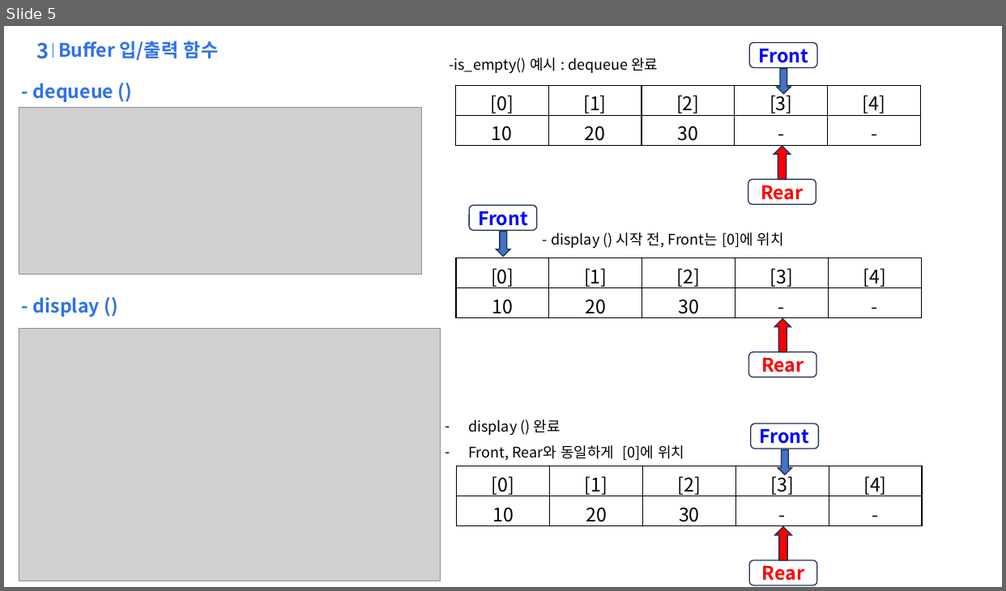
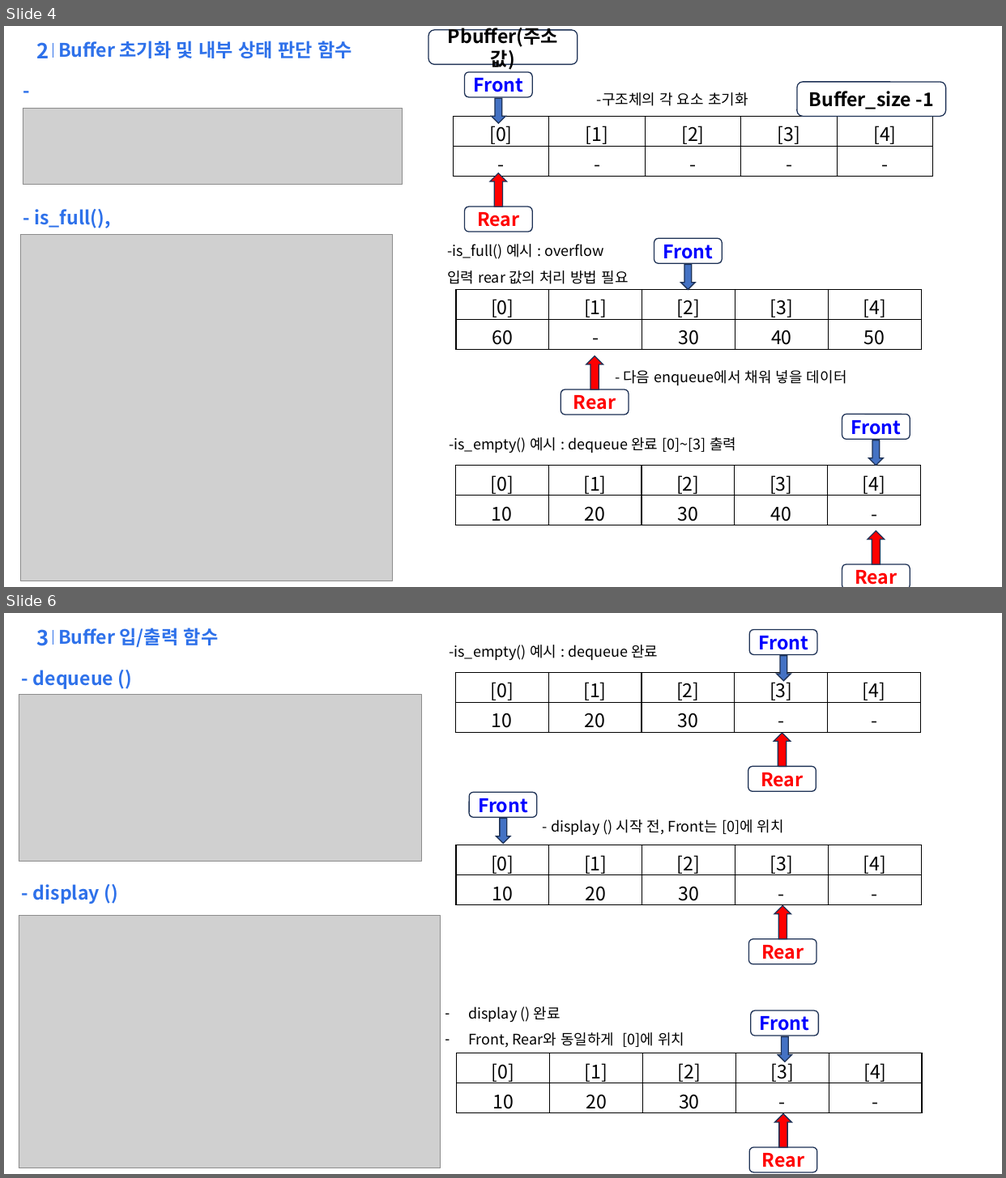
Before and after one commit to qfe051/L412_SelfTest_1_19, a slide deck: 21_c_study/example/ring_buf/ring_buffer.pptx. Shown one above the other, each under a label of ours: slide 5 before the commit, slides 4 and 6 after it; the slides between them are not shown. The pictures are 1006x591 and 1006x1178 pixels, drawn with LibreOffice and Linux fonts; fonts in the diff are those of the drawing; grey boxes stand for pictures; background and template pictures are left out. Boxes give left, top, right and bottom in pixels: in the first picture for what was removed or moved away, otherwise in the second. Text is boxed around its words. In the diff, an @@ line names an element or a change of style, - is before the commit and + after.

```diff
--- a/21_c_study/example/ring_buf/ring_buffer.pptx
+++ b/21_c_study/example/ring_buf/ring_buffer.pptx
@@ slide 4 added at [4, 26, 1002, 587], background #FFFFFF; not listed: 1 template element that a slide beside it also shows @@
@@ text added at [36, 42, 49, 58], 20 pt, text #2E71EA, bold @@
+2
@@ line added from (53, 42) to (53, 58), #2E71EA 0.5 pt @@
@@ text added at [58, 41, 352, 58], 18 pt, text #2E71EA, bold @@
+Buffer 초기화 및 내부 상태 판단 함수
@@ rounded rectangle added at [428, 30, 577, 64], outline #1E3256 1 pt, 18 pt, text #000000, bold @@
+Pbuffer(주소값)
@@ rounded rectangle added at [464, 72, 532, 97], outline #1E3256 1 pt, 18 pt, text #0000FF, bold @@
+Front
@@ text added at [597, 92, 748, 106], 14 pt, text #000000 @@
+-구조체의 각 요소 초기화
@@ rounded rectangle added at [797, 82, 946, 117], outline #1E3256 1 pt, 18 pt, text #000000, bold @@
+Buffer_size -1
@@ text added at [23, 113, 116, 136], 18 pt, text #2E71EA, bold @@
+- init_ring()
@@ picture added at [23, 109, 403, 185] @@
@@ table added at [454, 117, 932, 177], 2 rows, 5 columns @@
+[0] | [1] | [2] | [3] | [4]
+- | - | - | - | -
@@ down arrow added at [492, 99, 505, 123], fill #4472C4, outline #1E3256 1 pt @@
@@ up arrow added at [490, 173, 506, 207], fill #FF0000, outline #1E3256 1 pt @@
@@ text added at [34, 209, 526, 453], 18 pt, text #2E71EA, bold @@
+- is_full(), is_empty()
@@ rounded rectangle added at [464, 207, 532, 231], outline #1E3256 1 pt, 18 pt, text #FF0000, bold @@
+Rear
@@ picture added at [20, 235, 393, 582] @@
@@ text added at [447, 244, 628, 284], 14 pt, text #000000 @@
+-is_full() 예시 : overflow
+입력 rear 값의 처리 방법 필요
@@ rounded rectangle added at [654, 238, 722, 263], outline #1E3256 1 pt, 18 pt, text #0000FF, bold @@
+Front
@@ down arrow added at [681, 265, 695, 289], fill #4472C4, outline #1E3256 1 pt @@
@@ table added at [456, 289, 920, 349], 2 rows, 5 columns @@
+[0] | [1] | [2] | [3] | [4]
+60 | - | 30 | 40 | 50
@@ up arrow added at [586, 356, 603, 390], fill #FF0000, outline #1E3256 1 pt @@
@@ rounded rectangle added at [561, 390, 629, 415], outline #1E3256 1 pt, 18 pt, text #FF0000, bold @@
+Rear
@@ text added at [623, 370, 847, 386], 14 pt, text #000000 @@
+- 다음 enqueue에서 채워 넣을 데이터
@@ text added at [530, 437, 736, 453], 14 pt, text #000000 @@
+-is_empty() 예시 : dequeue 완료 [0]~[3] 출력
@@ rounded rectangle added at [842, 415, 910, 439], outline #1E3256 1 pt, 18 pt, text #0000FF, bold @@
+Front
@@ down arrow added at [868, 441, 883, 466], fill #4472C4, outline #1E3256 1 pt @@
@@ table added at [455, 466, 919, 525], 2 rows, 5 columns @@
+[0] | [1] | [2] | [3] | [4]
+10 | 20 | 30 | 40 | -
@@ up arrow added at [868, 531, 884, 565], fill #FF0000, outline #1E3256 1 pt @@
@@ rounded rectangle added at [842, 565, 910, 587], outline #1E3256 1 pt, 18 pt, text #FF0000, bold @@
+Rear
@@ what was slide 5 is now slide 6 @@
```
Also in this commit, not shown: 4 slides changed, 2 other files.
